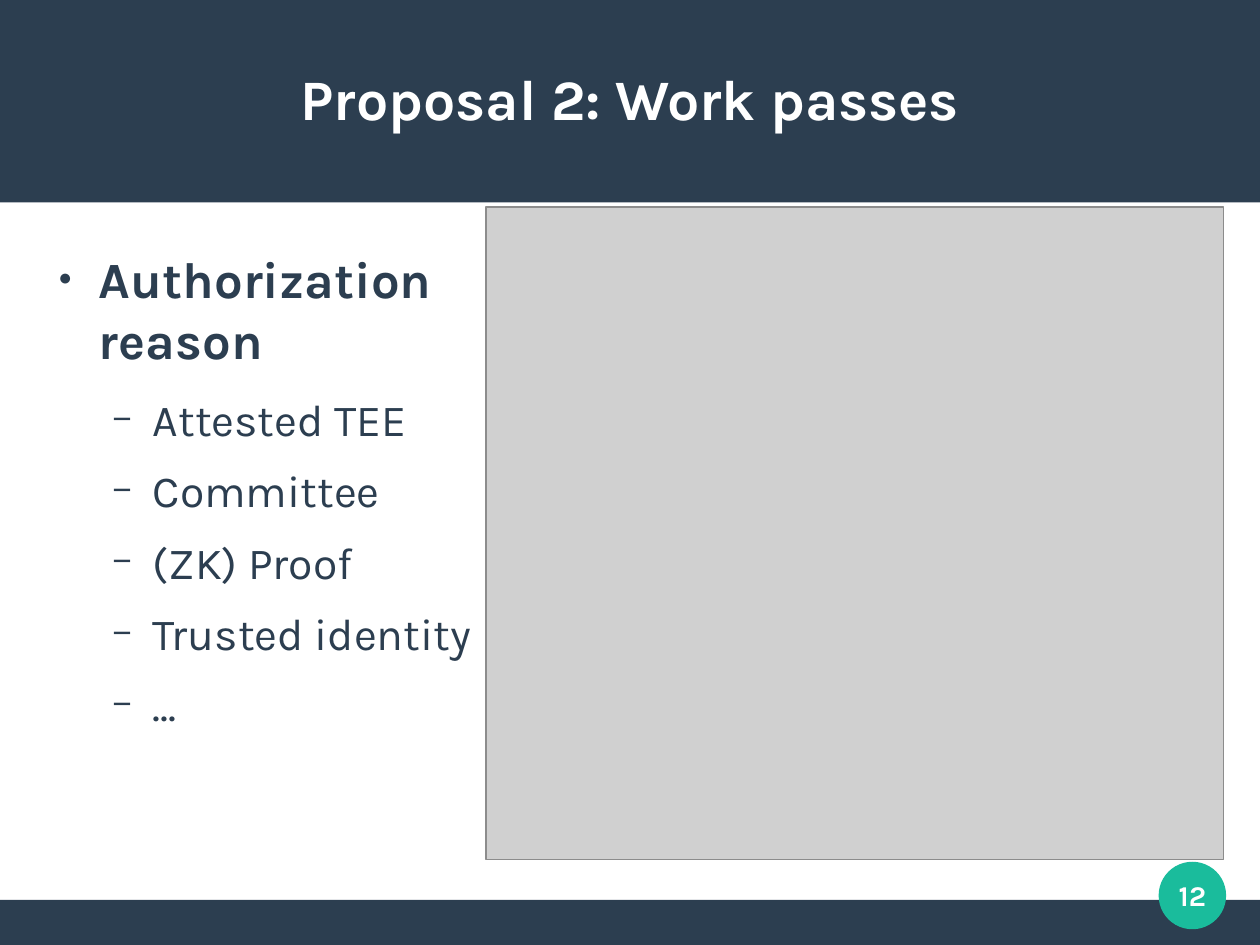
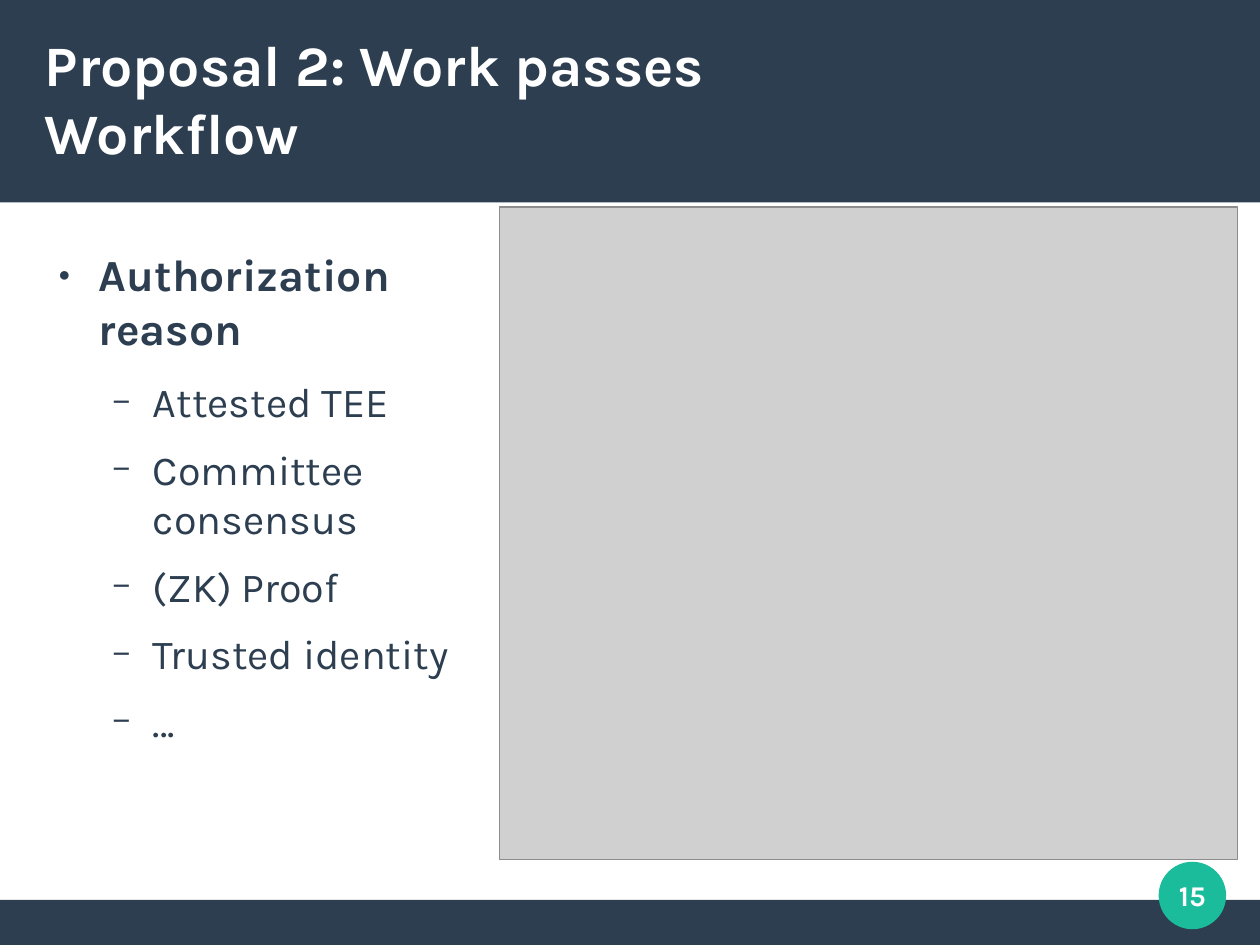
Before and after one commit to mbettinger/OT4-Lecture, a slide deck: slide 15 of Presentation - Cross-chain oracles with Decentralized computing.odp (slide 12 before the commit). Drawn at 1260x945 pixels with LibreOffice and Linux fonts; fonts in the diff are those of the drawing; grey boxes stand for pictures. Boxes give left, top, right and bottom in pixels: in the first picture for what was removed or moved away, otherwise in the second. Text is boxed around its words. In the diff, an @@ line names an element or a change of style, - is before the commit and + after.

```diff
--- a/Presentation - Cross-chain oracles with Decentralized computing.odp
+++ b/Presentation - Cross-chain oracles with Decentralized computing.odp
@@ title at box(45, 46, 704, 155): text changed @@
-Proposal 2: Work passes
+Proposal 2: Work passes
+Workflow
@@ picture: place and size @@
-picture at box(486, 207, 1225, 860)
+picture at box(500, 207, 1238, 860)
@@ text at box(99, 259, 448, 679): size 32 to 28 pt in "Authorization reason"; size 28 to 26 pt in "Attested TEE", "(ZK) Proof", "Trusted identity", "..." @@
@@ text at box(153, 456, 364, 535): text changed; size 28 to 26 pt @@
-  − Committee
+  − Committee consensus
@@ page number at box(1179, 887, 1206, 907): text changed @@
-12
+15
```
Also in this commit, not shown: 10 other slides changed, 10 slides added, 4 slides removed, 5 other files.
